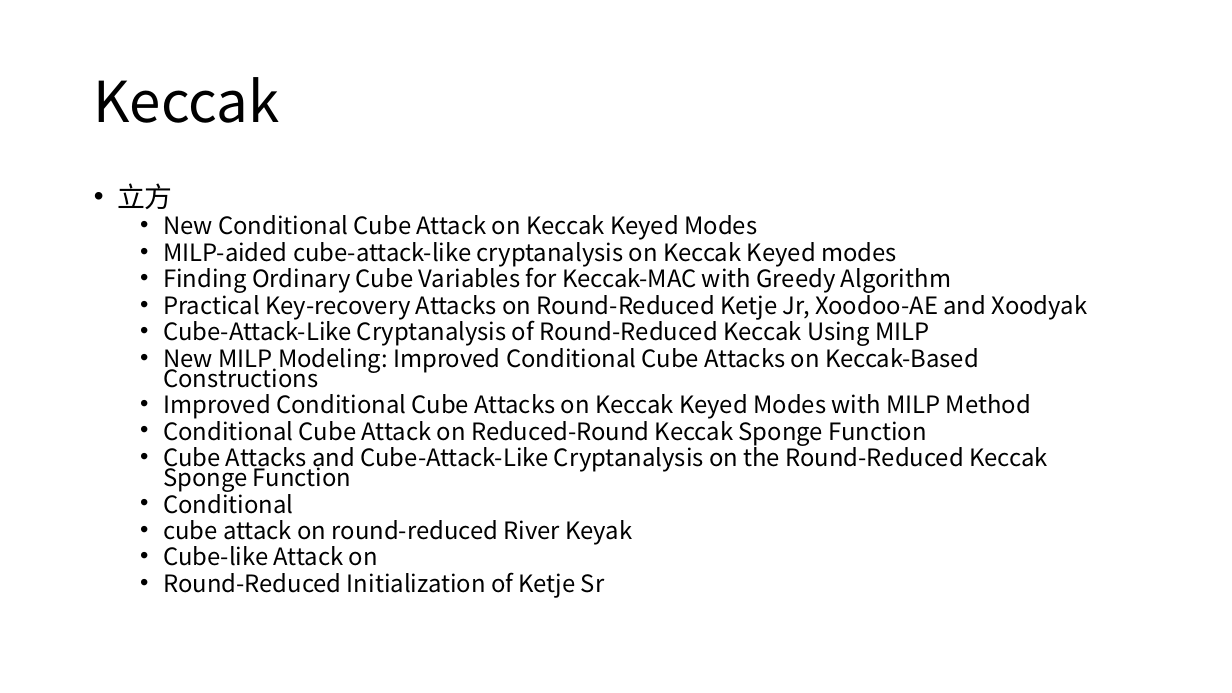
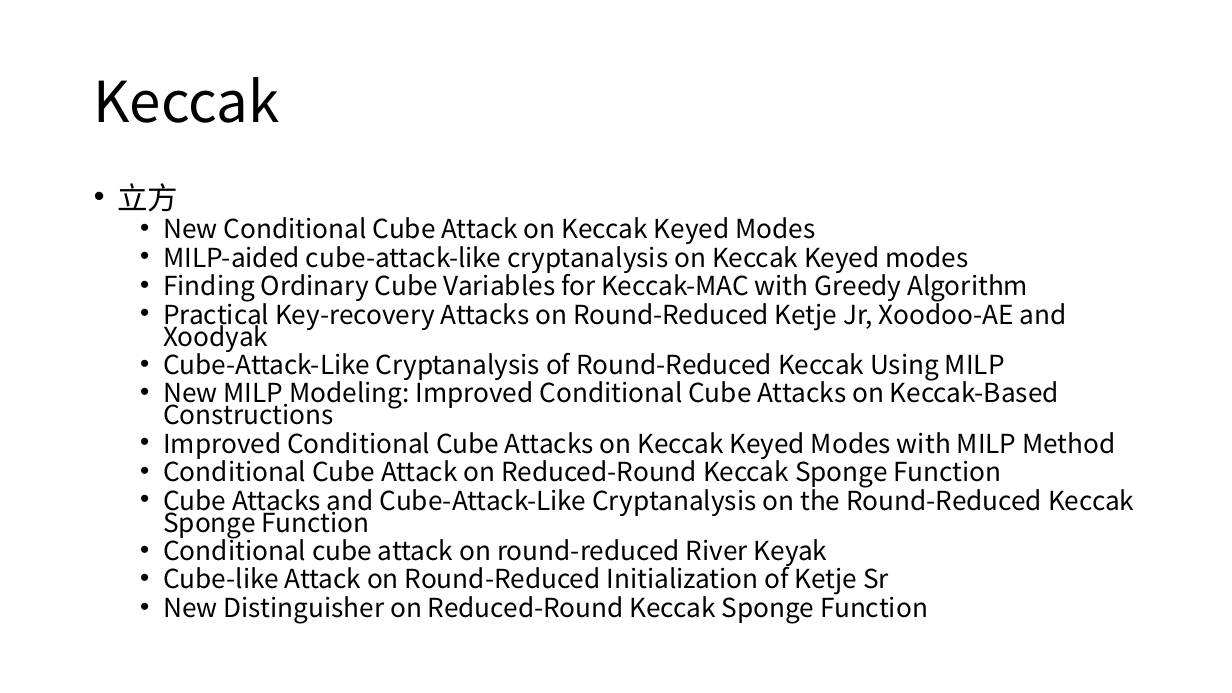
Before and after one commit to dtykira/LWC_finalists, a slide deck: slide 35 of round3.pptx (slide 41 before the commit). Drawn at 1232x693 pixels with LibreOffice and Linux fonts; fonts in the diff are those of the drawing. Boxes give left, top, right and bottom in pixels: in the first picture for what was removed or moved away, otherwise in the second. Text is boxed around its words. In the diff, an @@ line names an element or a change of style, - is before the commit and + after.

Commit message:
spongent, keccak部分更新

```diff
--- a/round3.pptx
+++ b/round3.pptx
@@ text at box(117, 183, 1134, 539): size 21.7 to 23.8 pt in "立方"; size 18.6 to 20.4 pt in "New Conditional Cube Attack on Keccak Keyed ...", "MILP-aided cube-attack-like cryptanalysis on Keccak Keyed mo ...", "Finding Ordinary Cube Variables for Keccak-MAC with ...", "Practical Key-recovery Attacks on Round-Reduced Ketje Jr, ..." and 5 more places @@
@@ text at box(163, 533, 928, 624): text changed; size 18.6 to 20.4 pt @@
-  • Conditional
-  • cube attack on round-reduced River Keyak
-  • Cube-like Attack on
-  • Round-Reduced Initialization of Ketje Sr
+  • Conditional cube attack on round-reduced River Keyak
+  • Cube-like Attack on Round-Reduced Initialization of Ketje Sr
+  • New Distinguisher on Reduced-Round Keccak Sponge Function
```
Also in this commit, not shown: 24 other slides changed, 6 slides added, 10 slides removed, 3 other files.
